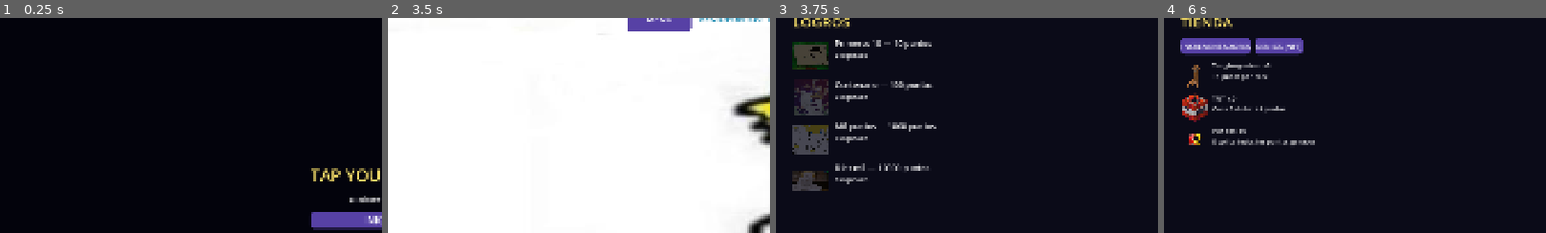
Above: before the commit, frames 1-4 (left to right).
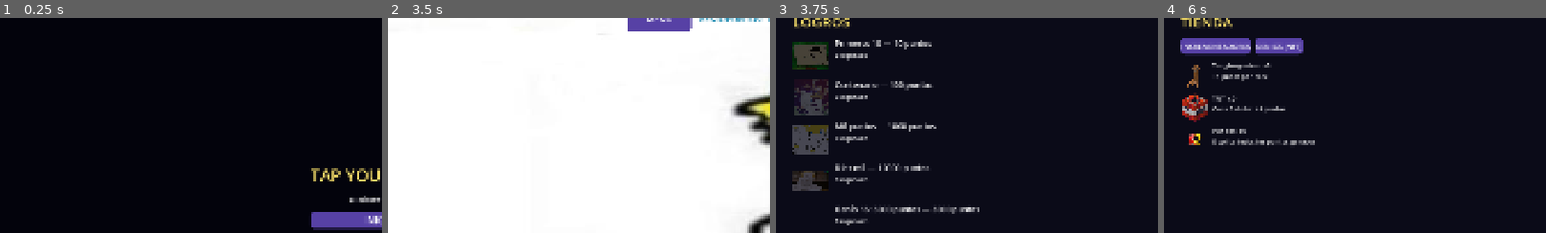
Above: after the commit, the same moments.

Repository: otmanjoaquin-bot/TapYourGENIO-
Game: Godot game, scene res://main.tscn
Two runs of this game, one before a commit and one after it. Both use one fixed random seed, a clock stepped at 60 frames per second and the inputs below. Video files are missing from this copy of the repository; at most half a second of black plays in their place.
Inputs (mouse positions are % of the whole screen's width and height, from its top left):
- Up to frame 1 (0.25 s): no input
- Up to frame 2 (3.5 s): click "INICIAR" at 0.5 s; click (50, 50) at 1.25 s; click "TIENDA" at 2 s; click "VOLVER AL JUEGO" at 2.75 s
- Up to frame 3 (3.75 s): click "LOGROS" at 3.5 s
- Up to frame 4 (6 s): click "VOLVER AL JUEGO" at 4.25 s; click (50, 50) at 5 s; click "TIENDA" at 5.75 s
The pictures show only the part of the screen within x 0-50%, y 4-54%; the shares and areas given below are measured in that part.

Frames 1-2 are identical in both runs. In frame 3, 0.9% of the frame differs, in the area x 15-54%, y 86-97%; in frame 4, nothing differs.

Commit message:
Add Genio 16, background music and achievement condition

Diff:
--- a/tap-your-genio!/main.gd
+++ b/tap-your-genio!/main.gd
@@ -28,6 +28,8 @@
 var genio_player: AudioStreamPlayer
 var tungs_player: AudioStreamPlayer
 var tnt_player: AudioStreamPlayer
+var background_audio_player: AudioStreamPlayer
+var selected_genio_clicks: int = 0
 var click_button: TextureButton
 var equipped_nft_label: Label
 var owned_tung_button: TextureButton
@@ -58,13 +60,15 @@
 	{"id": 12, "name": "God", "price": 25000, "file": "12-god.jpg"},
 	{"id": 13, "name": "Genio HD", "price": 40000, "file": "13-geniohd.jpg"},
 	{"id": 14, "name": "Iñarandu", "price": 65000, "file": "14-iñarandu.jpg"},
-	{"id": 15, "name": "Genius", "price": 100000, "file": "15-genius.jpg"}
+	{"id": 15, "name": "Genius", "price": 100000, "file": "15-genius.jpg"},
+	{"id": 16, "name": "Genio 16", "price": 150000, "file": "16-genio.jpg"}
 ]
 var achievements := [
 	{"id": 1, "points": 10, "name": "Primeros 10"},
 	{"id": 2, "points": 100, "name": "Centenario"},
 	{"id": 3, "points": 1000, "name": "Mil puntos"},
-	{"id": 4, "points": 10000, "name": "Diez mil"}
+	{"id": 4, "points": 10000, "name": "Diez mil"},
+	{"id": 5, "points": 3000, "name": "Genio 16: 3000 puntos", "nft_id": 16}
 ]
 
 func _ready() -> void:
@@ -85,12 +89,19 @@
 	genio_player = AudioStreamPlayer.new()
 	tungs_player = AudioStreamPlayer.new()
 	tnt_player = AudioStreamPlayer.new()
-	for player in [sound_player, genio_player, tungs_player, tnt_player]:
+	background_audio_player = AudioStreamPlayer.new()
+	for player in [sound_player, genio_player, tungs_player, tnt_player, background_audio_player]:
 		add_child(player)
 	genio_player.stream = load(SFX_DIR + "Genio.mp3")
 	tungs_player.stream = load(SFX_DIR + "audioparagolpedetungsahur.mp3")
 	tnt_player.stream = load(SFX_DIR + "explosion de la tnt.mp3")
 	sound_player.stream = load(SFX_DIR + "Genio.mp3")
+	var background_audio = load(SFX_DIR + "extrated audio.mp3")
+	if background_audio:
+		background_audio_player.stream = background_audio
+		background_audio_player.volume_db = -24.0
+		background_audio_player.finished.connect(func(): background_audio_player.play())
+		background_audio_player.play()
 
 func _play(player: AudioStreamPlayer) -> void:
 	if player.stream:
@@ -421,8 +432,10 @@
 		_show_explosion()
 		_play(tnt_player)
 	points += earned * multiplier
+	if selected_nft_id == 16:
+		selected_genio_clicks += earned * multiplier
+	_check_achievements()
 	_play(genio_player)
-	_check_achievements()
 	_update_counter()
 
 func _show_explosion() -> void:
@@ -566,7 +579,10 @@
 func _check_achievements() -> void:
 	for item in achievements:
 		var id = int(item.id)
-		if points >= int(item.points) and not achievements_unlocked.has(id):
+		var condition_met = points >= int(item.points)
+		if int(item.get("nft_id", 0)) == 16:
+			condition_met = selected_genio_clicks >= int(item.points) and selected_nft_id == 16
+		if condition_met and not achievements_unlocked.has(id):
 			achievements_unlocked.append(id)
 			_show_achievement(item)
 
